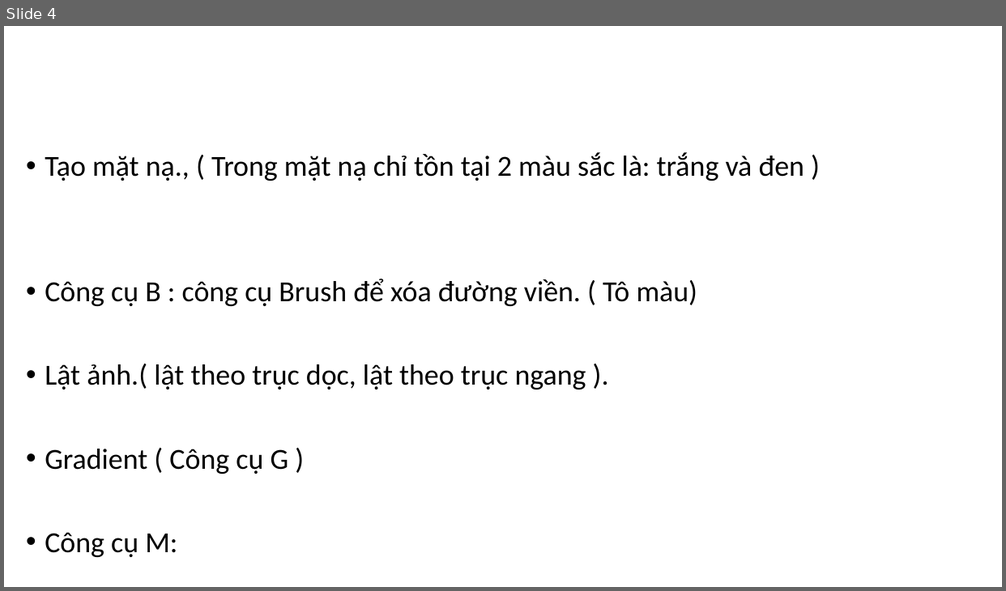
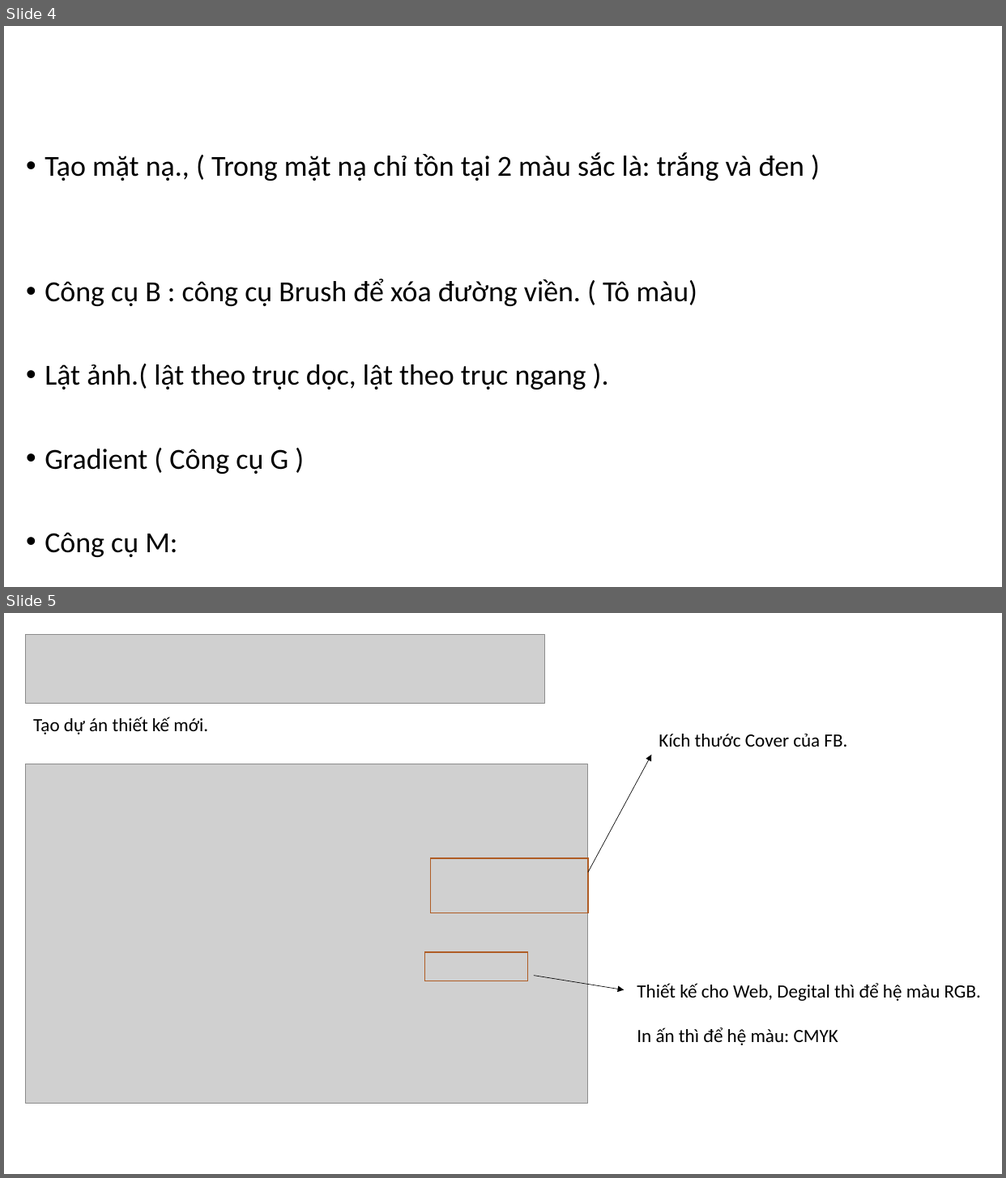
Before and after one commit to DangVanDoan05/photoshop, a slide deck: THIẾT KẾ BANNER.pptx. Shown one above the other, each under a label of ours: slide 4 before the commit, slides 4 and 5 after it. The pictures are 1006x591 and 1006x1178 pixels, drawn with LibreOffice and Linux fonts; fonts in the diff are those of the drawing; grey boxes stand for pictures. Boxes give left, top, right and bottom in pixels: in the first picture for what was removed or moved away, otherwise in the second. Text is boxed around its words. In the diff, an @@ line names an element or a change of style, - is before the commit and + after.

```diff
--- a/THIẾT KẾ BANNER.pptx
+++ b/THIẾT KẾ BANNER.pptx
@@ slide 5 added at (4,613,1002,1174), background #FFFFFF @@
@@ picture added at (26,635,544,704) @@
@@ text added at (33,717,208,735), 18 pt, text #000000 @@
+Tạo dự án thiết kế mới.
@@ text added at (658,734,847,747), 18 pt, text #000000 @@
+Kích thước Cover của FB.
@@ arrow added from (588, 873) to (651, 755), #000000 0.5 pt @@
@@ picture added at (26,764,588,1103) @@
@@ rectangle added at (431,858,589,914), outline #AF5C24 1 pt @@
@@ rectangle added at (424,952,528,982), outline #AF5C24 1 pt @@
@@ arrow added from (534, 975) to (624, 990), #000000 0.5 pt @@
@@ text added at (637,983,981,1046), 18 pt, text #000000 @@
+Thiết kế cho Web, Degital thì để hệ màu RGB.
+In ấn thì để hệ màu: CMYK
```
Also in this commit, not shown: 6 other slides added, 7 slides removed, 29 other files.
